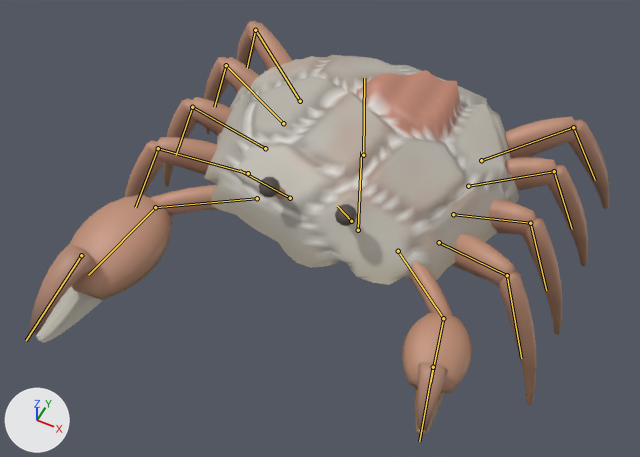
A saved change to the glTF model assets/creatures/reef_crab/reef_crab.glb.
Rendered twice from a camera (50 mm lens) standing at (0.86, -2.05, 2.49) and looking at (-0.03, -0.25, 0.25). Every picture has the same lights, and +X, +Y and +Z are marked at lower left. The picture after the commit comes second. Both versions are drawn at frame 2 of the action 'hit_b'; the numbers are the values there. The bones that bend it are drawn over the model as lines.

The first picture shows 'reef_crab'.
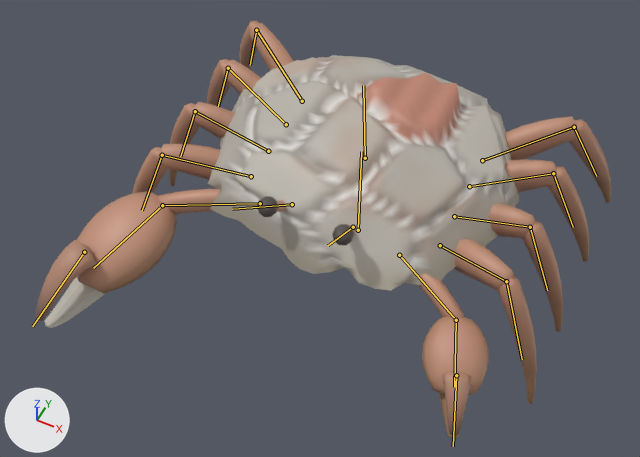
Changed parts and their boxes (x1, y1, x2, y2) in the pictures (640 x 457 px):
'reef_crab', posed
    before: (29, 21, 609, 435)
    after: (35, 21, 611, 438)
bone 'body', root to tip
    before: (363, 155) to (364, 78)
    after: (365, 158) to (363, 85)
bone 'eye_l', root to tip
    before: (351, 221) to (337, 206)
    after: (353, 227) to (328, 245)
bone 'eye_r', root to tip
    before: (290, 198) to (240, 170)
    after: (292, 204) to (232, 209)
bone 'crusher_arm', root to tip
    before: (257, 198) to (155, 207)
    after: (260, 203) to (162, 205)
bone 'cutter_arm', root to tip
    before: (398, 251) to (443, 318)
    after: (399, 255) to (456, 320)

The edits, one by one:
Bone 'body' (bone_body) moves from (0.0, -0.034, -0.02) to (0.0, -0.059, -0.035).
Bone 'body' (bone_body) turns from (4, 0, 0) to (7, 0, 0) degrees about its own x, y and z.
Bone 'eye_l' (bone_eye_l) turns from (16, 3, -2) to (29, 5, -4) degrees about its own x, y and z.
Bone 'eye_r' (bone_eye_r) turns from (16, -3, 2) to (29, -5, 4) degrees about its own x, y and z.
Bone 'crusher_arm' (bone_crusher_arm) turns from (-8, -6, -9) to (-14, -11, -15) degrees about its own x, y and z.
Bone 'cutter_arm' (bone_cutter_arm) turns from (-9, 6, 8) to (-16, 10, 14) degrees about its own x, y and z.
